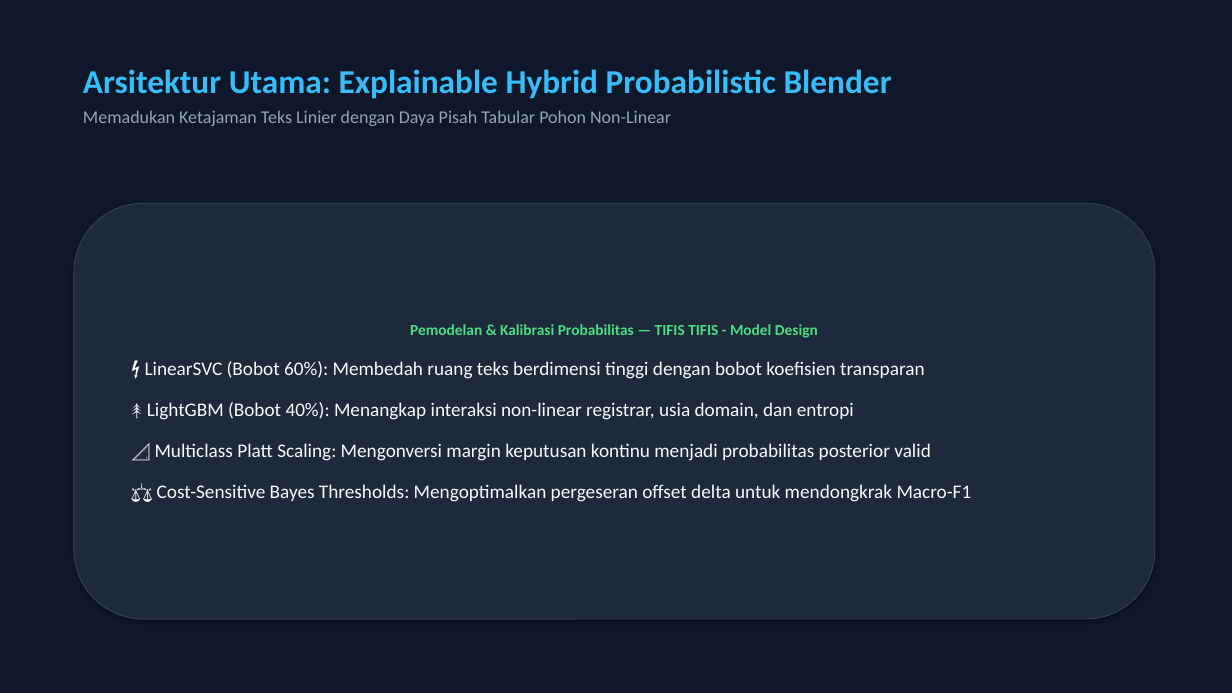
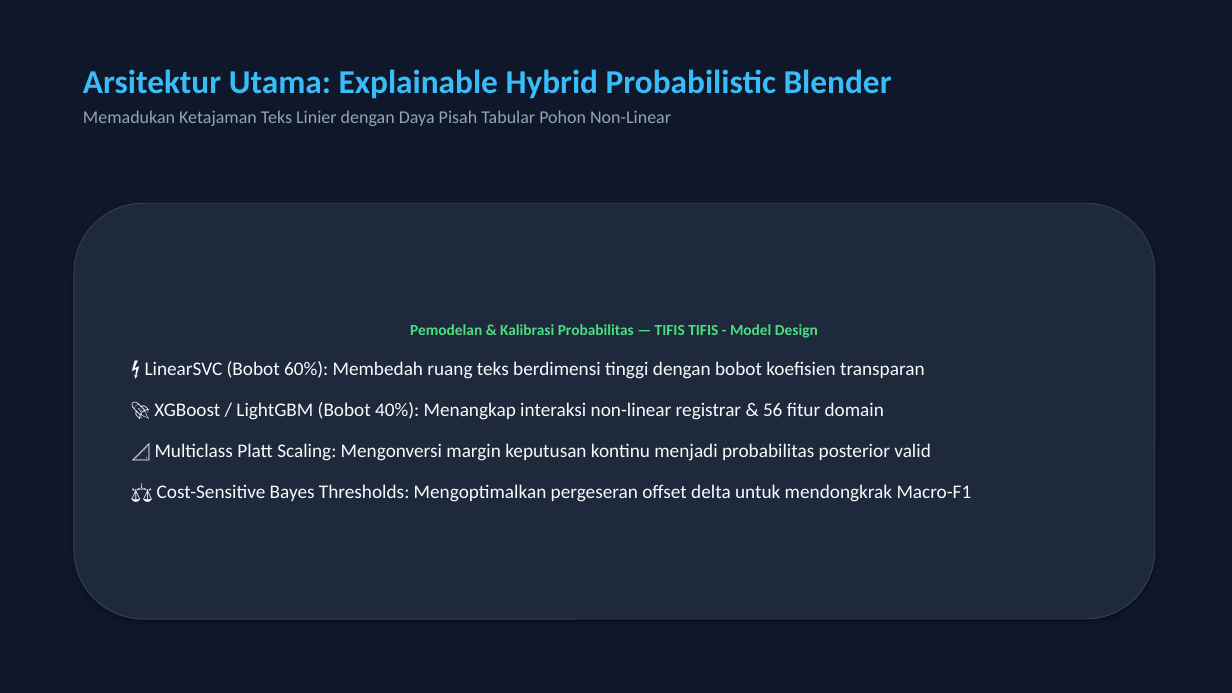
Before and after one commit to caerdfasgrae/PEDAS-2026, a slide deck: slide 6 of docs/TIFIS_ID_PRESENTASI.pptx. Drawn at 1232x693 pixels with LibreOffice and Linux fonts; fonts in the diff are those of the drawing. Boxes give left, top, right and bottom in pixels: in the first picture for what was removed or moved away, otherwise in the second. Text is boxed around its words. In the diff, an @@ line names an element or a change of style, - is before the commit and + after.

Commit message:
feat: finalize Submisi 2 pipeline (Model C LinearSVC+XGBoost), sync all documentation, update XAI justification, refresh final presentation PPTX, and lock MD5 da6faecbfb87d1f6a35b1f179902cde1

```diff
--- a/docs/TIFIS_ID_PRESENTASI.pptx
+++ b/docs/TIFIS_ID_PRESENTASI.pptx
@@ text in rounded rectangle at (154, 402, 884, 420): text changed @@
-🌲 LightGBM (Bobot 40%): Menangkap interaksi non-linear registrar, usia domain, dan entropi
+🚀 XGBoost / LightGBM (Bobot 40%): Menangkap interaksi non-linear registrar & 56 fitur domain
```
Also in this commit, not shown: 2 other slides changed, 22 other files.
